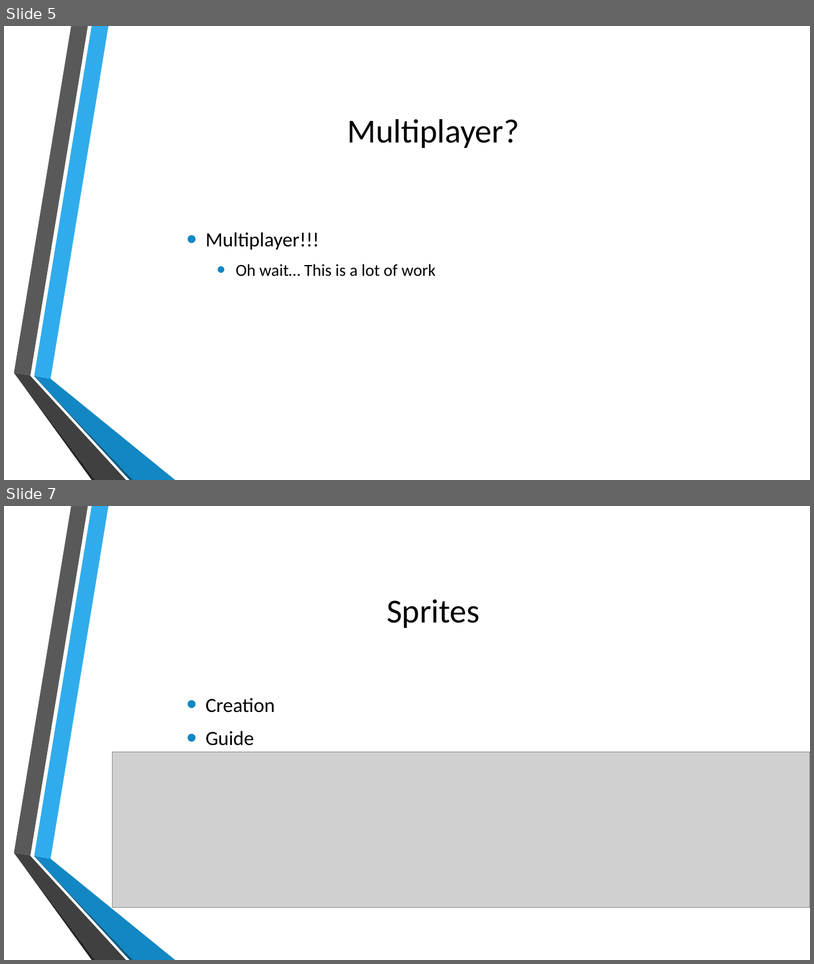
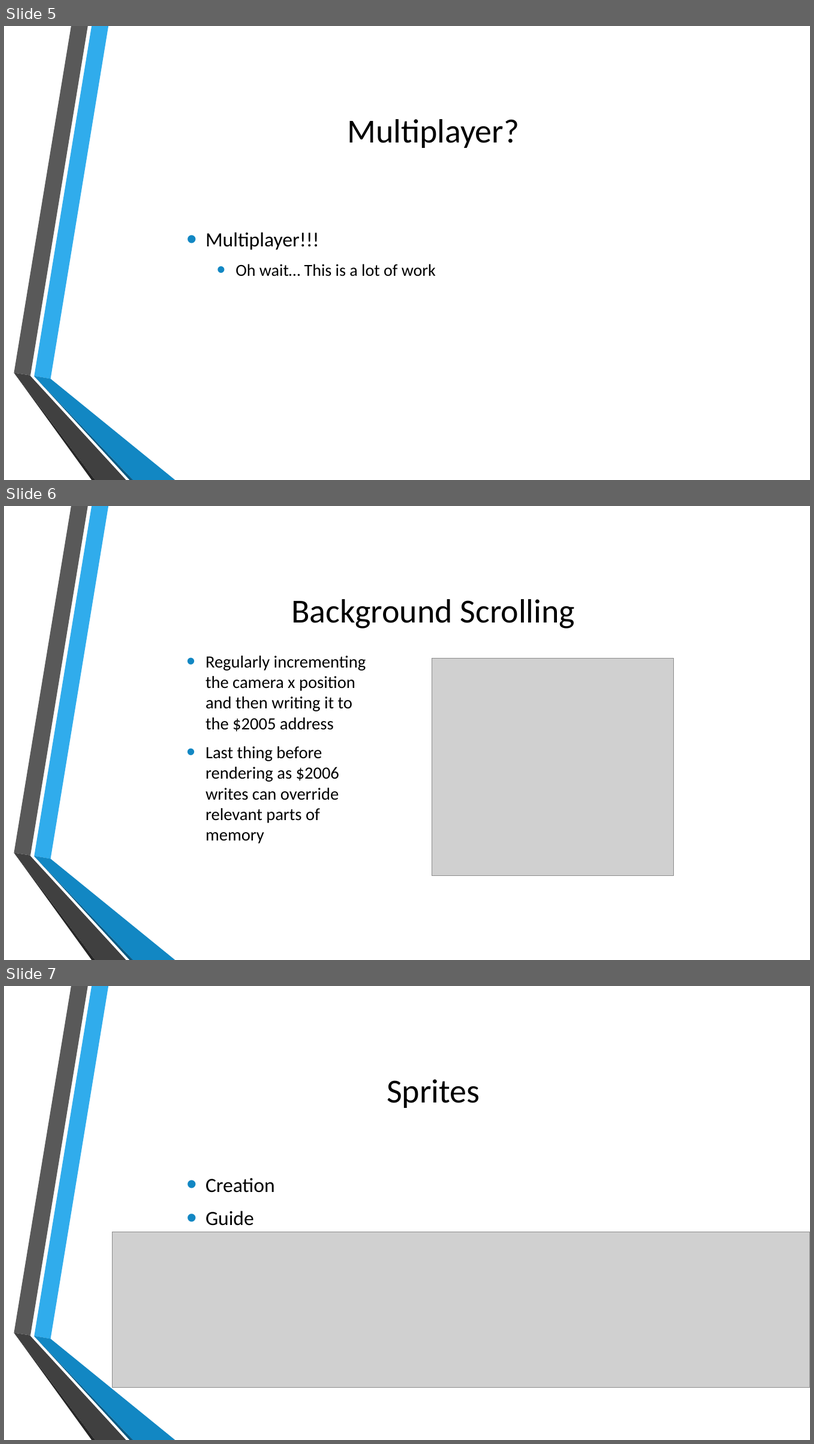
Before and after one commit to MatthiasOoms/NESDinoGame, a slide deck: Resources/NESDinoGame.pptx. Shown one above the other, each under a label of ours: slides 5 and 7 before the commit, slides 5, 6 and 7 after it; the slides between them are not shown. The pictures are 814x964 and 814x1444 pixels, drawn with LibreOffice and Linux fonts; fonts in the diff are those of the drawing; grey boxes stand for pictures; background and template pictures are left out. Boxes give left, top, right and bottom in pixels: in the first picture for what was removed or moved away, otherwise in the second. Text is boxed around its words. In the diff, an @@ line names an element or a change of style, - is before the commit and + after.

```diff
--- a/Resources/NESDinoGame.pptx
+++ b/Resources/NESDinoGame.pptx
@@ slide 6 added at (x1=4, y1=506, x2=810, y2=960), background picture (left out); not listed: 6 template elements that a slide beside it also shows @@
@@ title added at (x1=291, y1=599, x2=576, y2=628), 40 pt, text #000000 @@
+Background Scrolling
@@ text added at (x1=206, y1=655, x2=366, y2=843), 20.4 pt, text #000000 @@
+• Regularly incrementing the camera x position and then writing it to the $2005 address
+• Last thing before rendering as $2006 writes can override relevant parts of memory
@@ picture added at (x1=432, y1=658, x2=674, y2=876) @@
```
Also in this commit, not shown: 1 other slide added, 2 slides removed.
